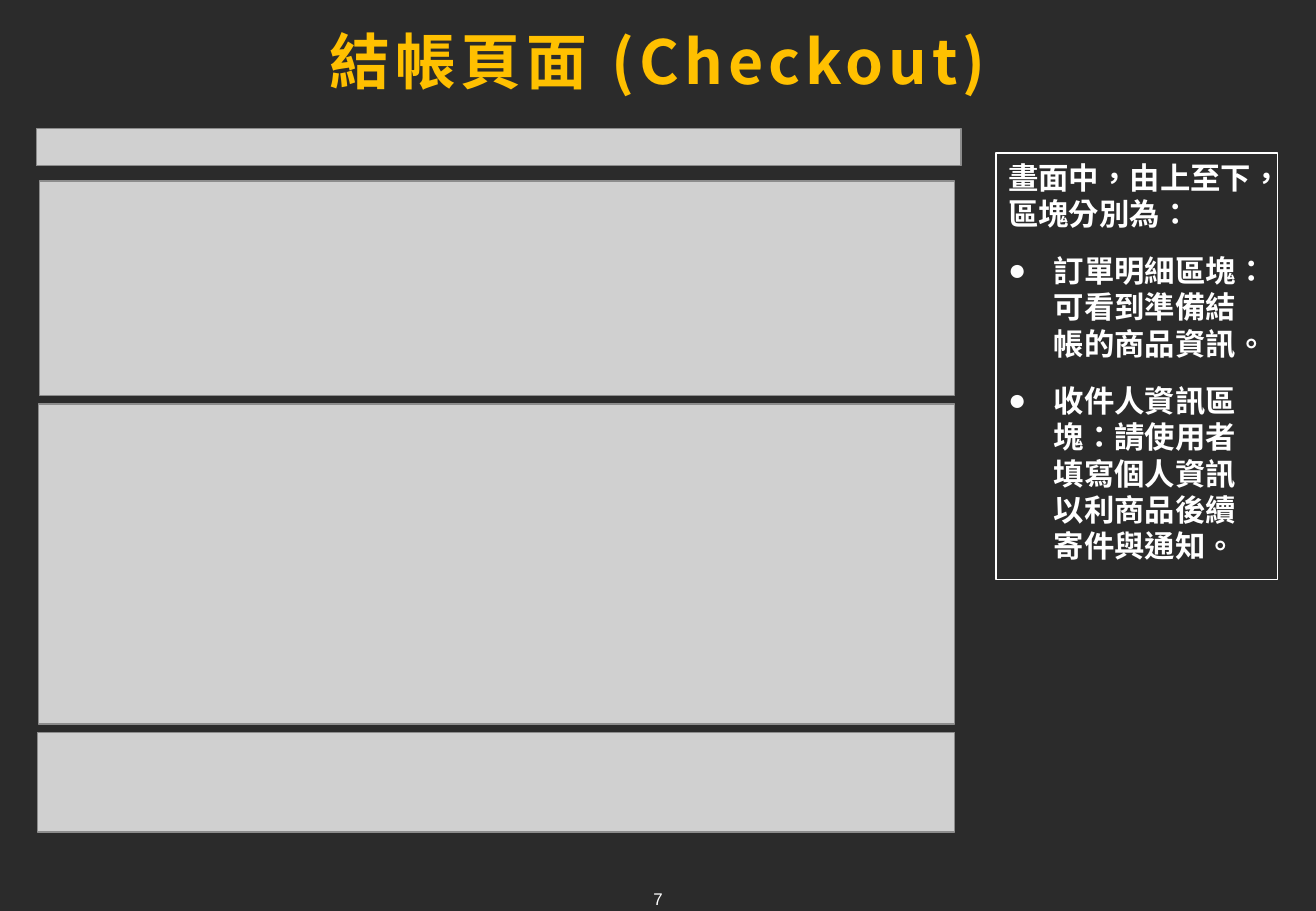
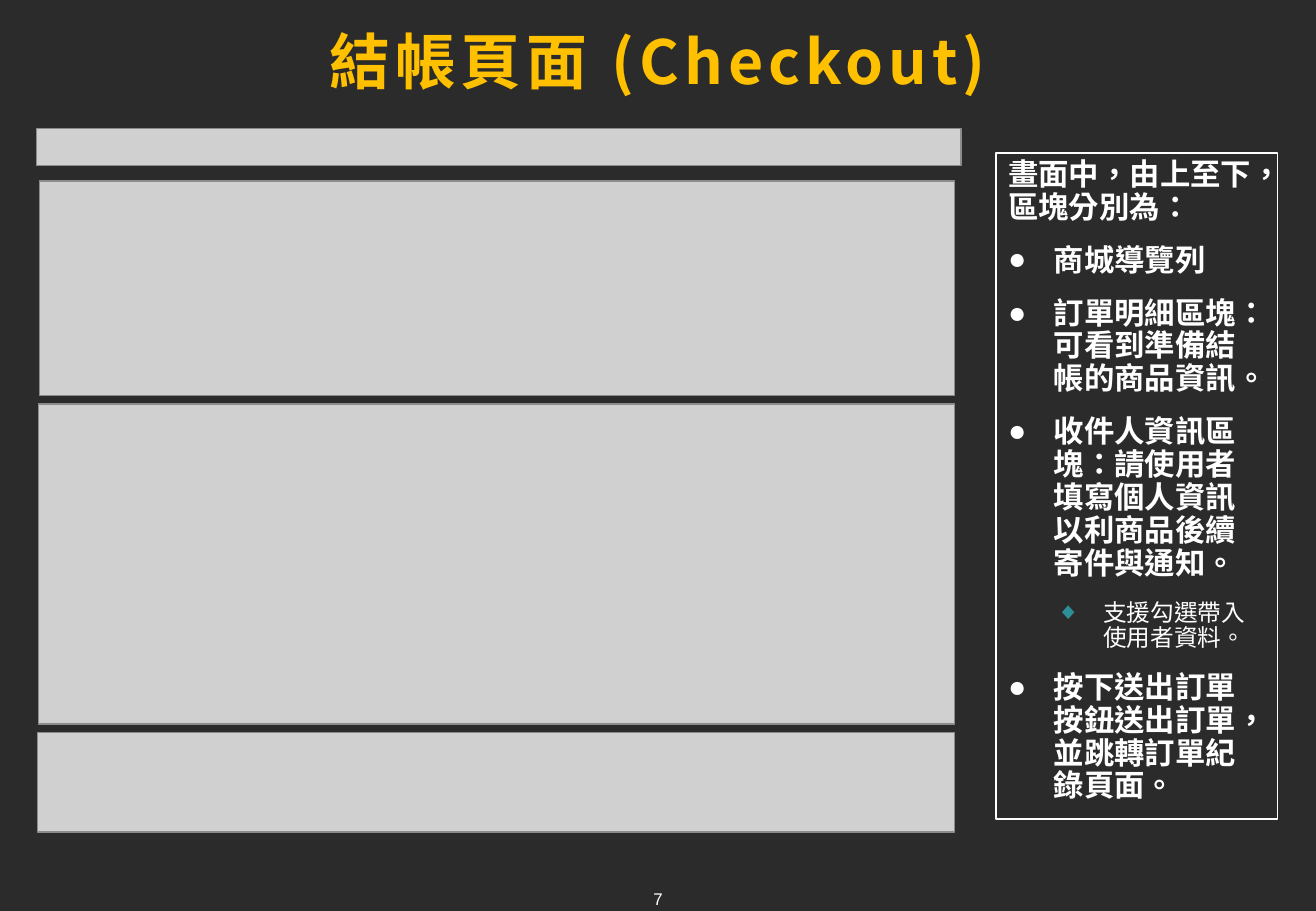
Before and after one commit to tim93009/FinalProject_GameForum, a slide deck: slide 7 of docs/ppt/chang.pptx. Drawn at 1316x911 pixels with LibreOffice and Linux fonts; fonts in the diff are those of the drawing; grey boxes stand for pictures; background and template pictures are left out; a plain dark background stands for a picture behind light text. Boxes give left, top, right and bottom in pixels: in the first picture for what was removed or moved away, otherwise in the second. Text is boxed around its words. In the diff, an @@ line names an element or a change of style, - is before the commit and + after.

```diff
--- a/docs/ppt/chang.pptx
+++ b/docs/ppt/chang.pptx
@@ rectangle "畫面中，由上至下，區塊分別為：": place and size @@
-rectangle "畫面中，由上至下，區塊分別為：" at <box>996,153,1278,580</box>
+rectangle "畫面中，由上至下，區塊分別為：" at <box>996,153,1278,819</box>
@@ text in rectangle at <box>1008,154,1281,577</box>: line spacing 1 to 0.9 @@
@@ text in rectangle at <box>1054,245,1206,274</box>: paragraph added @@
+● 商城導覽列
@@ text in rectangle at <box>1054,601,1267,799</box>: paragraphs added @@
+  ◆ 支援勾選帶入使用者資料。
+● 按下送出訂單按鈕送出訂單，並跳轉訂單紀錄頁面。
```
Also in this commit, not shown: 5 other slides changed.
